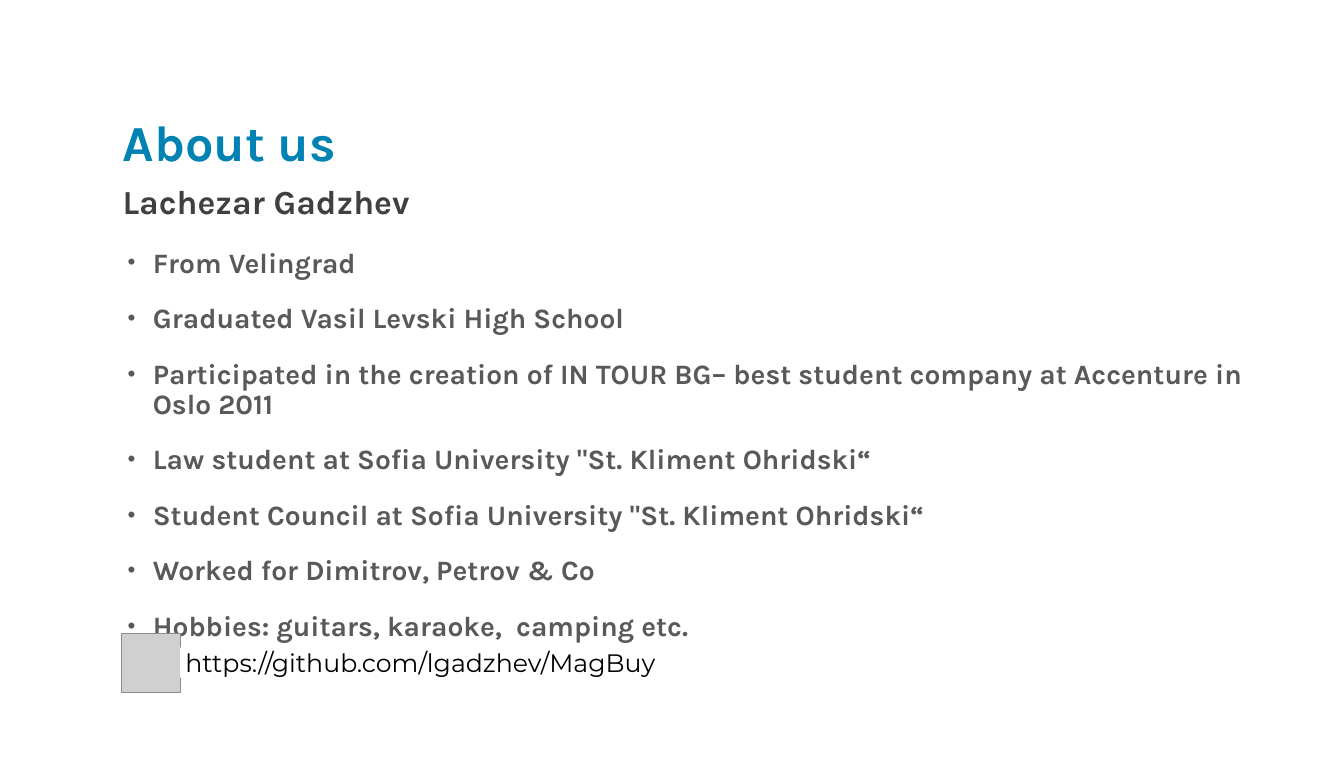
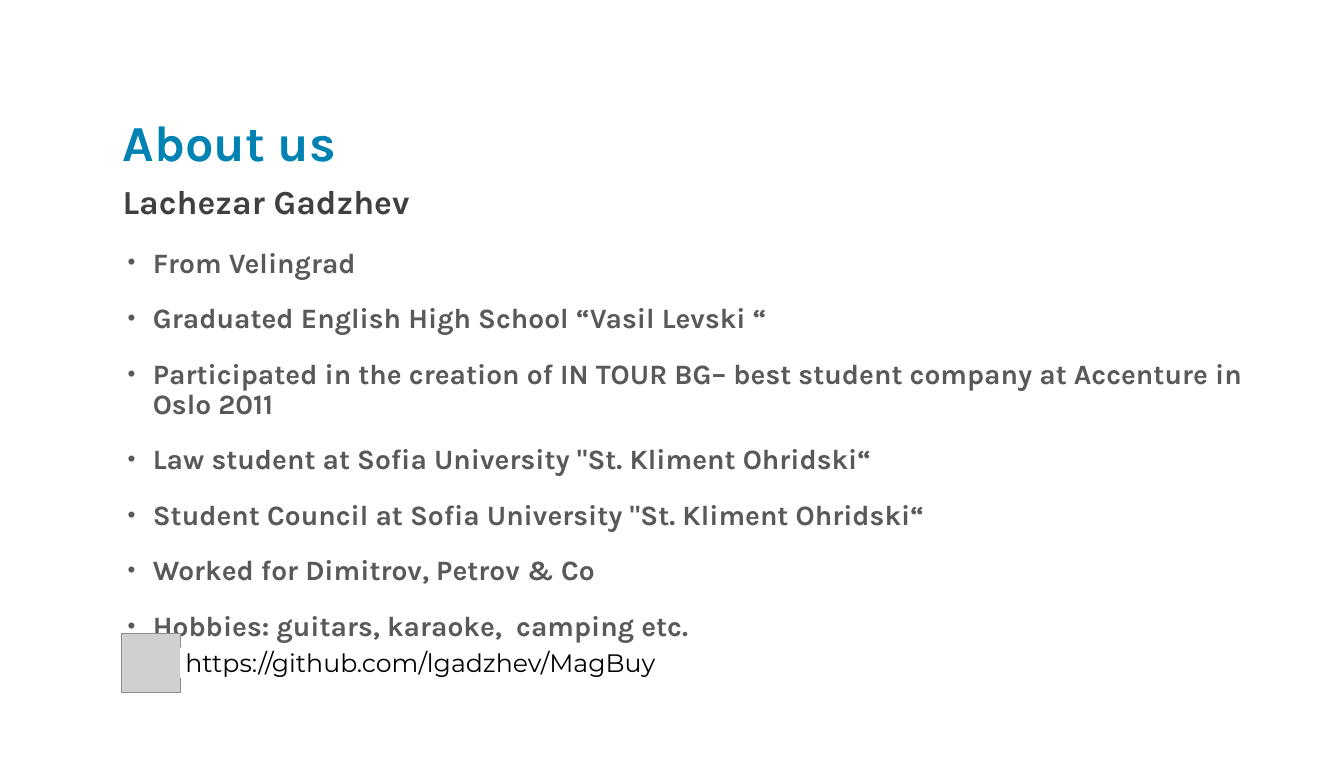
Before and after one commit to danask/MagBuy, a slide deck: slide 2 of MagBuy Presentation.pptx. Drawn at 1344x757 pixels with LibreOffice and Linux fonts; fonts in the diff are those of the drawing; grey boxes stand for pictures; background and template pictures are left out. Boxes give left, top, right and bottom in pixels: in the first picture for what was removed or moved away, otherwise in the second. Text is boxed around its words. In the diff, an @@ line names an element or a change of style, - is before the commit and + after.

Commit message:
PPT changed

```diff
--- a/MagBuy Presentation.pptx
+++ b/MagBuy Presentation.pptx
@@ text at bbox=[153, 308, 746, 335]: text changed @@
-• Graduated Vasil Levski High School
+• Graduated English High School “Vasil Levski “
```
